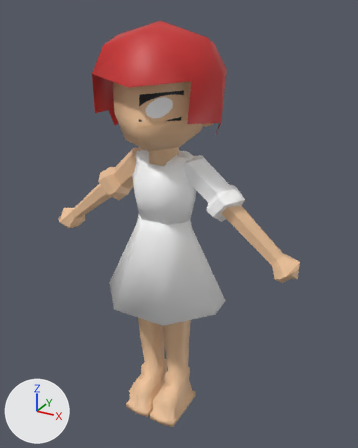
The glTF model assets/player/car_battery_girl/car_battery_girl.glb as it was, and as the next commit left it.
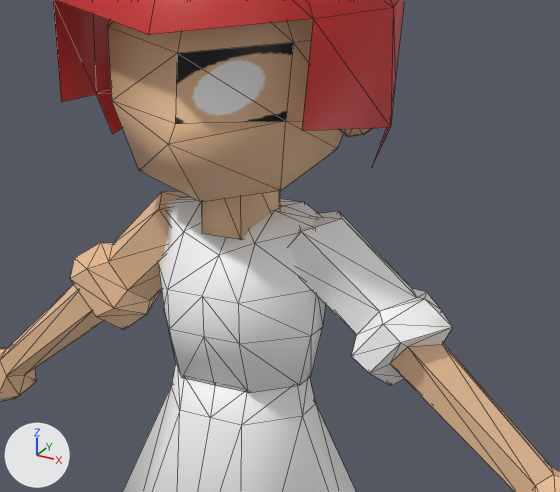
Each version is shown whole from a 50 mm camera at (0.963, -1.641, 1.74) aimed at (0.044, 0.029, 0.905), then close up on the part from 20% to 80% of the width and 17% to 59% of the height. The lights are fixed; the arrows at lower left show +X, +Y and +Z. The close-ups show mesh edges as thin lines. Vertices at the same position are counted once.

In view in the first close-up: 'Torso'.
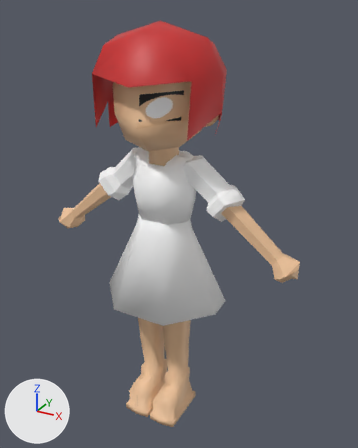
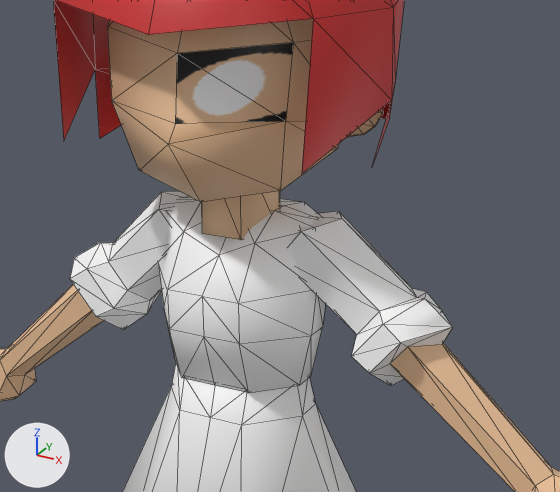
Boxes [x1, y1, x2, y2] around the edits, measured in the close-ups (560 x 492 px; the box of a moved part takes in the faces that stretch with it):
'Torso', reshaped, surface changed (beige to white): [0, 0, 560, 492] in both
part 1 of me_cylinder_002, moved or reshaped: before [53, 0, 122, 134]; after [53, 0, 121, 140]
part 2 of me_cylinder_002, moved or reshaped: before [302, 8, 395, 166]; after [302, 8, 395, 173]
part 3 of me_cylinder_002, surface changed (beige to white): before [0, 128, 372, 401]; after [0, 108, 383, 401]

Patch to the scene script:
```diff
--- a/assets/player/car_battery_girl/car_battery_girl.glb.py
+++ b/assets/player/car_battery_girl/car_battery_girl.glb.py
@@ me_cylinder_002 @@
 me_cylinder_002.from_pydata(...)  # 478 vertices, 902 faces; spans x -0.57..0.57, y -0.24..0.19, z 0.0..1.69
 # used by ob_torso; location = (0.0, 0.0, 0.0)
-me_cylinder_002.vertices[470].co = (-0.22, -0.03, 1.3)  # pixel (112, 134)
-me_cylinder_002.vertices[476].co = (-0.19, -0.18, 1.38)  # pixel (61, 101)
-me_cylinder_002.vertices[477].co = (-0.25, -0.03, 1.36)  # pixel (96, 94)
-me_cylinder_002.vertices[464].co = (0.19, -0.18, 1.38)  # pixel (301, 130)
-me_cylinder_002.vertices[465].co = (0.25, -0.03, 1.36)  # pixel (390, 127)
+# me_cylinder_002 part 1
+me_cylinder_002.vertices[470].co = (-0.22, -0.06, 1.3)  # pixel (99, 138)
+me_cylinder_002.vertices[476].co = (-0.19, -0.18, 1.32)  # pixel (63, 141)
+me_cylinder_002.vertices[477].co = (-0.25, -0.03, 1.4)  # pixel (95, 69)
+# me_cylinder_002 part 2
+me_cylinder_002.vertices[464].co = (0.19, -0.18, 1.32)  # pixel (301, 173)
+me_cylinder_002.vertices[465].co = (0.25, -0.03, 1.4)  # pixel (391, 100)
+# me_cylinder_002 part 3: texture (UV) coordinates of 274 of 902 faces, centred in x -0.56..0.23, y -0.18..0.09, z 0.0..1.42, changed; they spanned u 0.26..0.34, v 0.71..0.86 and now span u 0.26..0.72, v 0.61..0.78
 me_cylinder_002.materials.append(mat_material)
```
